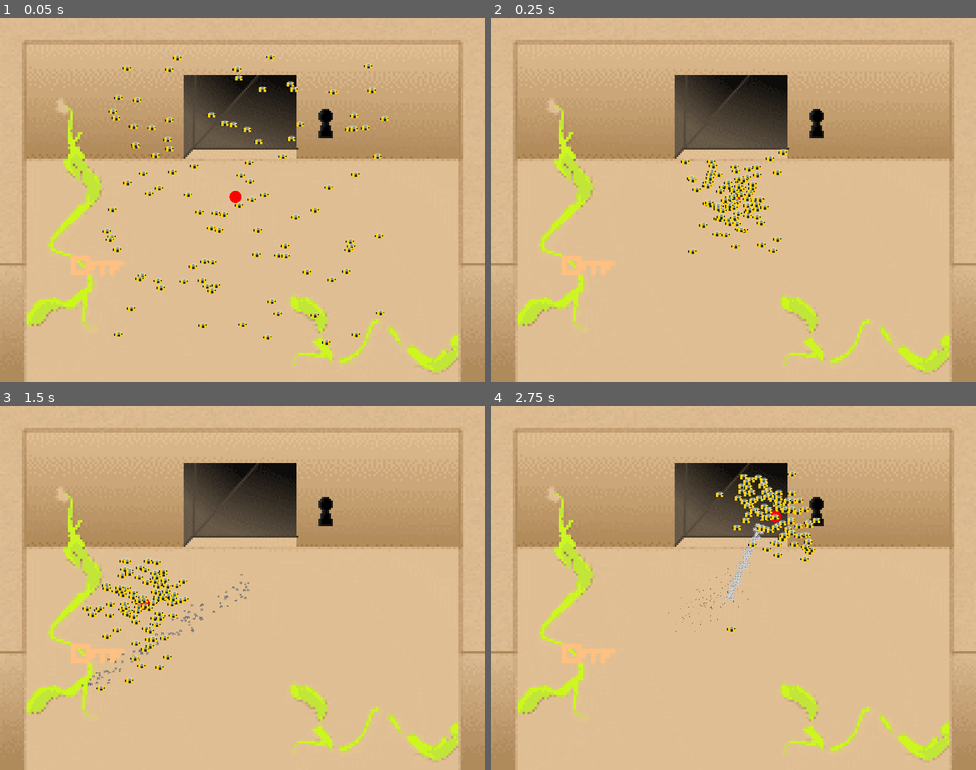
Above: before the commit, frames 1-4 (two rows, left to right).
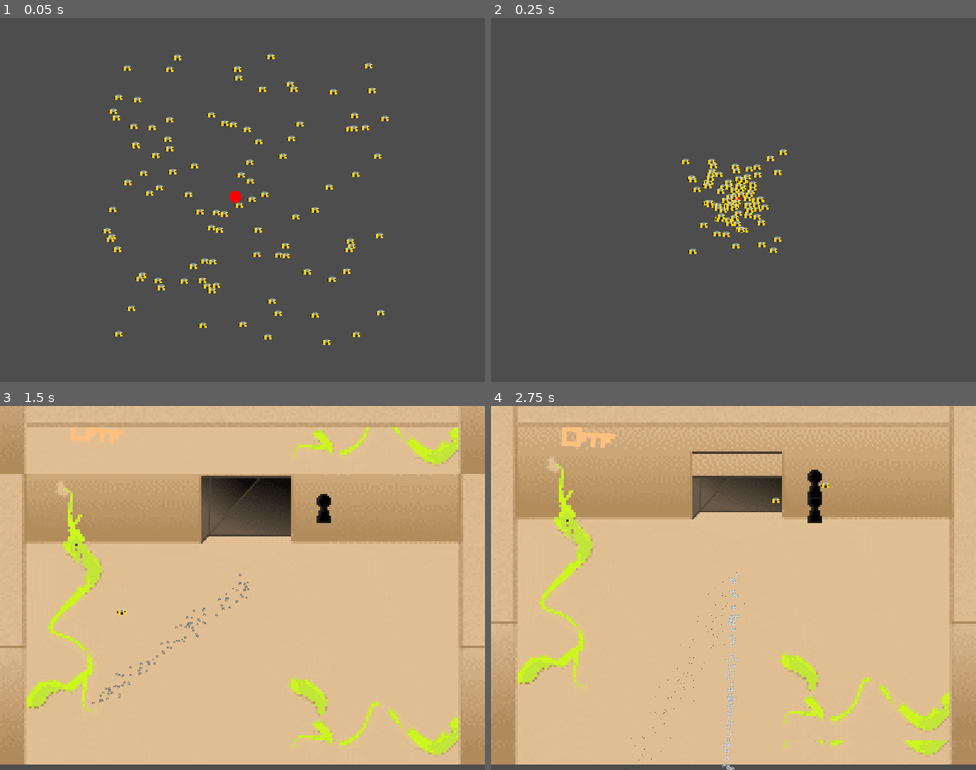
Above: after the commit, the same moments.

Repository: samboyer/ld54
Game: Godot game, scene res://scene.tscn
Same seed, same stepped clock (60 frames per second), same inputs: the game is played once before the commit and once after it.
Inputs (mouse positions are in pixels of both pictures, inside the frame that each line leads up to):
- Up to frame 1 (0.05 s): no input
- Up to frame 2 (0.25 s): no input
- Up to frame 3 (1.5 s): move the mouse to (97, 653) at 0.52 s; hold Space (attack) 0.53-1.28 s; click (97, 653) at 0.67 s; move the mouse to (145, 606) at 1.27 s; tap Space (attack) at 1.35 s; click (145, 606) at 1.42 s
- Up to frame 4 (2.75 s): move the mouse to (782, 507) at 2.02 s; hold Space (attack) from 2.03 s (still down); click (782, 507) at 2.17 s

The runs differ from the first frame. In frame 1, 96% of the frame differs, in the area x 0-100%, y 0-100%; in frame 2, 97%; in frame 3, 16%; in frame 4, 21%.

Commit message:
add room instance & transitioning

Diff:
--- /dev/null
+++ b/Objects/room.tscn
@@ -0,0 +1,95 @@
+[gd_scene load_steps=12 format=3 uid="uid://liwkplx5rlx8"]
+
+[ext_resource type="Texture2D" uid="uid://cpb1sbitd26h0" path="res://Textures/room_bg_1_without_door.png" id="1_lchdx"]
+[ext_resource type="Texture2D" uid="uid://bucmjw3k05p28" path="res://room_fg_1.png" id="2_mxec2"]
+[ext_resource type="Texture2D" uid="uid://dtjvuhl8jbai5" path="res://Textures/room_bg_door.png" id="3_d32jj"]
+[ext_resource type="Script" path="res://Scripts/Key.gd" id="4_mpkp7"]
+[ext_resource type="Texture2D" uid="uid://bfx2onk2tucbc" path="res://Textures/key.png" id="5_ji04a"]
+[ext_resource type="Texture2D" uid="uid://c15csurjju7bp" path="res://Textures/key_highlihgt.png" id="6_ves8a"]
+[ext_resource type="Texture2D" uid="uid://da4wenbvxckce" path="res://Textures/keyhole.png" id="7_gbfof"]
+
+[sub_resource type="RectangleShape2D" id="RectangleShape2D_q8cwx"]
+size = Vector2(804, 41)
+
+[sub_resource type="RectangleShape2D" id="RectangleShape2D_n6f7x"]
+size = Vector2(600, 40)
+
+[sub_resource type="RectangleShape2D" id="RectangleShape2D_lkmme"]
+size = Vector2(20, 32)
+
+[sub_resource type="RectangleShape2D" id="RectangleShape2D_2h5xq"]
+size = Vector2(109.375, 46.5)
+
+[node name="ROOM" type="Node2D"]
+
+[node name="RoomBg1" type="Sprite2D" parent="."]
+z_index = -1000
+scale = Vector2(4, 4)
+texture = ExtResource("1_lchdx")
+
+[node name="RoomFg1" type="Sprite2D" parent="."]
+z_index = 100
+position = Vector2(2.08165e-12, 2.08165e-12)
+scale = Vector2(4, 4)
+texture = ExtResource("2_mxec2")
+
+[node name="RoomBgDoor" type="Sprite2D" parent="."]
+z_index = -1010
+position = Vector2(6, -119)
+scale = Vector2(2.4, 2.4)
+texture = ExtResource("3_d32jj")
+
+[node name="StaticBody2D" type="StaticBody2D" parent="."]
+collision_layer = 3
+
+[node name="hwall" type="CollisionShape2D" parent="StaticBody2D"]
+position = Vector2(3, -277.5)
+shape = SubResource("RectangleShape2D_q8cwx")
+
+[node name="hwall2" type="CollisionShape2D" parent="StaticBody2D"]
+position = Vector2(2.08165e-12, 320)
+shape = SubResource("RectangleShape2D_q8cwx")
+
+[node name="vwall" type="CollisionShape2D" parent="StaticBody2D"]
+position = Vector2(380, 2.08165e-12)
+rotation = 1.5708
+shape = SubResource("RectangleShape2D_n6f7x")
+
+[node name="vwall2" type="CollisionShape2D" parent="StaticBody2D"]
+position = Vector2(-380, 2.08165e-12)
+rotation = 1.5708
+shape = SubResource("RectangleShape2D_n6f7x")
+
+[node name="Keyhole" type="Area2D" parent="."]
+position = Vector2(134, -122)
+scale = Vector2(1.5, 1.5)
+metadata/_edit_group_ = true
+
+[node name="Sprite2D2" type="Sprite2D" parent="Keyhole"]
+z_index = -2
+scale = Vector2(2, 2)
+texture = ExtResource("7_gbfof")
+
+[node name="CollisionShape2D" type="CollisionShape2D" parent="Keyhole"]
+position = Vector2(2.08165e-12, 2.08165e-12)
+shape = SubResource("RectangleShape2D_lkmme")
+
+[node name="Key" type="RigidBody2D" parent="."]
+position = Vector2(-243, 108)
+collision_mask = 2
+input_pickable = true
+gravity_scale = 2.66454e-15
+script = ExtResource("4_mpkp7")
+tex_normal = ExtResource("5_ji04a")
+tex_hover = ExtResource("6_ves8a")
+metadata/_edit_group_ = true
+
+[node name="Sprite2D" type="Sprite2D" parent="Key"]
+scale = Vector2(8, 8)
+texture = ExtResource("5_ji04a")
+
+[node name="CollisionShape2D" type="CollisionShape2D" parent="Key"]
+shape = SubResource("RectangleShape2D_2h5xq")
+
+[connection signal="mouse_entered" from="Key" to="Key" method="_on_mouse_entered"]
+[connection signal="mouse_exited" from="Key" to="Key" method="_on_mouse_exited"]
--- a/Scripts/Key.gd
+++ b/Scripts/Key.gd
@@ -14,25 +14,25 @@
 var key_bee_threshold = 100;
 
 func _input(event):
-    if (event is InputEventMouseButton
-            and event.pressed and mouse_in):
-        if (bm.centre_of_mass - self.position).length() < key_bee_threshold:
-            print('BEE in RANGE')
-            get_parent().remove_child(self)
-            bm.bees[0].add_child(self)
-            position = Vector2(0,0)
+	if (event is InputEventMouseButton
+			and event.pressed and mouse_in):
+		if (bm.centre_of_mass - self.position).length() < key_bee_threshold:
+			print('BEE in RANGE')
+			get_parent().remove_child(self)
+			bm.bees[0].add_child(self)
+			position = Vector2(0,0)
 
-        else:
-            print('BEE NOT in RANGE')
+		else:
+			print('BEE NOT in RANGE')
 
 var mouse_in = false
 
 func _on_mouse_entered():
-    mouse_in = true
-    print("AAAAA")
-    get_child(0).set_texture(tex_hover)
+	mouse_in = true
+	print("AAAAA")
+	get_child(0).set_texture(tex_hover)
 
 func _on_mouse_exited():
-    mouse_in = false
-    print("BBBB")
-    get_child(0).set_texture(tex_normal)
+	mouse_in = false
+	print("BBBB")
+	get_child(0).set_texture(tex_normal)
--- /dev/null
+++ b/Scripts/RoomManager.gd
@@ -0,0 +1,63 @@
+extends Node
+
+
+var current_room:Node2D = null
+var next_room:Node2D = null
+
+@export
+var ROOM_TRANSITION_TIME_SECS:= 0.5
+@export
+var SCREEN_HEIGHT:= 600
+
+@export
+var ROOM_PREFAB:PackedScene=null
+
+@export
+var bm:BeesManager=null
+
+func load_next_room():
+    var new_room:=ROOM_PREFAB.instantiate()
+    # @@@ Apply room variations here
+    new_room.position = Vector2(0, SCREEN_HEIGHT)
+    add_child(new_room)
+    next_room = new_room
+
+var room_transitioning:=false
+var room_transition_t:float=0
+
+func start_transition_to_next_room():
+    room_transitioning=true
+    room_transition_t=0
+
+func finish_transition_to_next_room():
+    room_transitioning=false
+    room_transition_t=0
+    next_room.position = Vector2(0,0)
+    if current_room:
+        current_room.queue_free()
+    current_room=next_room
+    next_room=null
+    for b in bm.bees:
+        b.position = Vector2(0,0)
+
+
+# func _ready():
+#     load_next_room()
+#     start_transition_to_next_room()
+
+func _process(delta):
+    if room_transitioning:
+        room_transition_t+=delta/ROOM_TRANSITION_TIME_SECS
+        # apply room movement
+        var t := Util.cubic_ease_out(room_transition_t)
+        if current_room!=null:
+            current_room.position = Vector2(0,SCREEN_HEIGHT*t)
+        next_room.position = Vector2(0,SCREEN_HEIGHT*(t-1))
+        if room_transition_t>=1:
+            finish_transition_to_next_room()
+
+func _input(event):
+    if (event is InputEventMouseButton
+        and event.pressed):
+        load_next_room()
+        start_transition_to_next_room()
--- a/Scripts/Util.gd
+++ b/Scripts/Util.gd
@@ -5,3 +5,7 @@
 
 func rand_range_float(min_val: float, max_val: float) -> float:
     return randf() * (max_val - min_val) + min_val
+
+func cubic_ease_out(t: float) -> float:
+    var f = (t - 1)
+    return f * f * f + 1
--- a/project.godot
+++ b/project.godot
@@ -10,11 +10,11 @@
 
 [application]
 
-config/name="LD54"
+config/name="TEMPLE IS ACID"
 run/main_scene="res://scene.tscn"
 config/features=PackedStringArray("4.1", "GL Compatibility")
-boot_splash/image="res://Textures/bee.png"
-config/icon="res://Textures/bee.png"
+boot_splash/image="res://Textures/bee_large.png"
+config/icon="res://Textures/bee_large.png"
 
 [autoload]
 
--- a/scene.tscn
+++ b/scene.tscn
@@ -1,23 +1,9 @@
-[gd_scene load_steps=12 format=3 uid="uid://cgrvo2f81b5j"]
+[gd_scene load_steps=5 format=3 uid="uid://cgrvo2f81b5j"]
 
 [ext_resource type="Script" path="res://Scripts/BeesManager.gd" id="1_86lkx"]
 [ext_resource type="Script" path="res://Scripts/CameraController.gd" id="1_wwsk7"]
-[ext_resource type="Texture2D" uid="uid://da4wenbvxckce" path="res://Textures/keyhole.png" id="2_ybfhk"]
-[ext_resource type="Script" path="res://Scripts/Key.gd" id="3_6y0jp"]
-[ext_resource type="Texture2D" uid="uid://bfx2onk2tucbc" path="res://Textures/key.png" id="4_3ioye"]
-[ext_resource type="Texture2D" uid="uid://c15csurjju7bp" path="res://Textures/key_highlihgt.png" id="5_lluhp"]
-[ext_resource type="Texture2D" uid="uid://bxgdqy6mjm0a4" path="res://Textures/room_bg_1.png" id="6_2j4aw"]
-[ext_resource type="Texture2D" uid="uid://bucmjw3k05p28" path="res://room_fg_1.png" id="7_m6bc0"]
-[ext_resource type="Texture2D" uid="uid://dtjvuhl8jbai5" path="res://Textures/room_bg_door.png" id="8_24ykt"]
-
-[sub_resource type="RectangleShape2D" id="RectangleShape2D_61jf1"]
-size = Vector2(20, 32)
-
-[sub_resource type="RectangleShape2D" id="RectangleShape2D_tpo28"]
-size = Vector2(109.375, 46.5)
-
-[sub_resource type="RectangleShape2D" id="RectangleShape2D_q8cwx"]
-size = Vector2(847, 98)
+[ext_resource type="Script" path="res://Scripts/RoomManager.gd" id="7_ucf1y"]
+[ext_resource type="PackedScene" uid="uid://liwkplx5rlx8" path="res://Objects/room.tscn" id="8_em0jb"]
 
 [node name="Node2D" type="Node2D"]
 
@@ -29,78 +15,8 @@
 attack_cooldown = 0.5
 camera = NodePath("../Camera2D")
 
-[node name="Keyhole" type="Area2D" parent="."]
-position = Vector2(137, -126)
-scale = Vector2(1.5, 1.5)
-metadata/_edit_group_ = true
-
-[node name="Sprite2D2" type="Sprite2D" parent="Keyhole"]
-z_index = -2
-scale = Vector2(2, 2)
-texture = ExtResource("2_ybfhk")
-
-[node name="CollisionShape2D" type="CollisionShape2D" parent="Keyhole"]
-position = Vector2(2.08165e-12, 2.08165e-12)
-shape = SubResource("RectangleShape2D_61jf1")
-
-[node name="Key" type="RigidBody2D" parent="." node_paths=PackedStringArray("bm")]
-position = Vector2(-243, 108)
-collision_mask = 2
-input_pickable = true
-gravity_scale = 2.66454e-15
-script = ExtResource("3_6y0jp")
-tex_normal = ExtResource("4_3ioye")
-tex_hover = ExtResource("5_lluhp")
+[node name="RoomManager" type="Node2D" parent="." node_paths=PackedStringArray("bm")]
+script = ExtResource("7_ucf1y")
+ROOM_TRANSITION_TIME_SECS = 1.0
+ROOM_PREFAB = ExtResource("8_em0jb")
 bm = NodePath("../BeesManager")
-metadata/_edit_group_ = true
-
-[node name="Sprite2D" type="Sprite2D" parent="Key"]
-scale = Vector2(8, 8)
-texture = ExtResource("4_3ioye")
-
-[node name="CollisionShape2D" type="CollisionShape2D" parent="Key"]
-shape = SubResource("RectangleShape2D_tpo28")
-
-[node name="ROOM" type="Node2D" parent="."]
-metadata/_edit_group_ = true
-
-[node name="RoomBg1" type="Sprite2D" parent="ROOM"]
-z_index = -1000
-scale = Vector2(4, 4)
-texture = ExtResource("6_2j4aw")
-
-[node name="RoomFg1" type="Sprite2D" parent="ROOM"]
-z_index = 100
-position = Vector2(2.08165e-12, 2.08165e-12)
-scale = Vector2(4, 4)
-texture = ExtResource("7_m6bc0")
-
-[node name="StaticBody2D" type="StaticBody2D" parent="ROOM"]
-collision_layer = 3
-
-[node name="CollisionShape2D" type="CollisionShape2D" parent="ROOM/StaticBody2D"]
-position = Vector2(-18.5, -306)
-shape = SubResource("RectangleShape2D_q8cwx")
-
-[node name="CollisionShape2D4" type="CollisionShape2D" parent="ROOM/StaticBody2D"]
-position = Vector2(-11, 350)
-shape = SubResource("RectangleShape2D_q8cwx")
-
-[node name="CollisionShape2D2" type="CollisionShape2D" parent="ROOM/StaticBody2D"]
-position = Vector2(-405, -90)
-rotation = 1.5708
-shape = SubResource("RectangleShape2D_q8cwx")
-
-[node name="CollisionShape2D3" type="CollisionShape2D" parent="ROOM/StaticBody2D"]
-position = Vector2(408, -76)
-rotation = 1.5708
-shape = SubResource("RectangleShape2D_q8cwx")
-
-[node name="RoomBgDoor" type="Sprite2D" parent="."]
-z_index = -10
-position = Vector2(-4, -137)
-scale = Vector2(3, 3)
-texture = ExtResource("8_24ykt")
-
-[connection signal="mouse_entered" from="Key" to="Key" method="_on_mouse_entered"]
-[connection signal="mouse_exited" from="Key" to="Key" method="_on_mouse_exited"]
Binary file added: Textures/bee_large.png
Not shown, added: Textures/bee_large.png.import
Binary file changed: Textures/room_bg_1.png
Binary file added: Textures/room_bg_1_without_door.png
Not shown, added: Textures/room_bg_1_without_door.png.import
